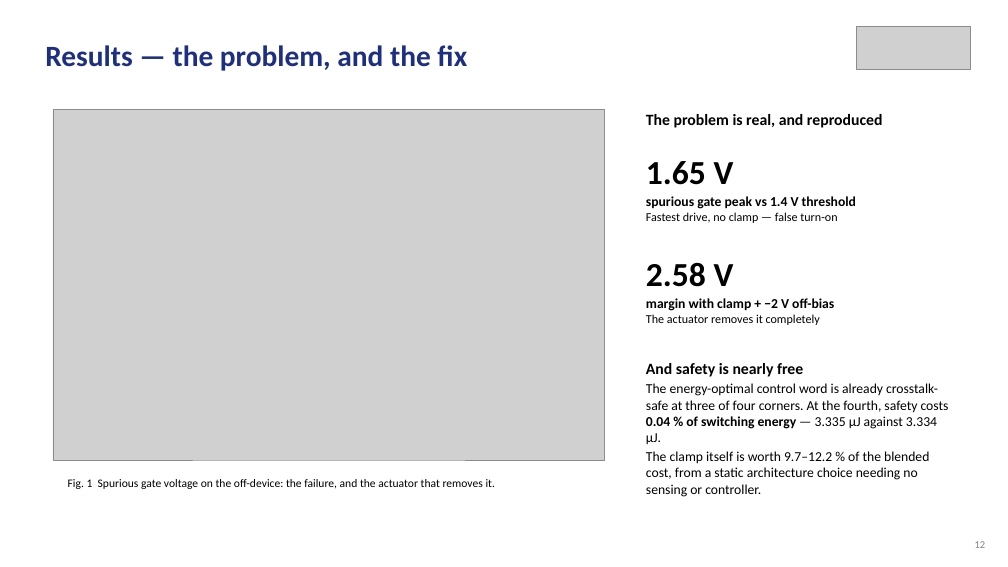
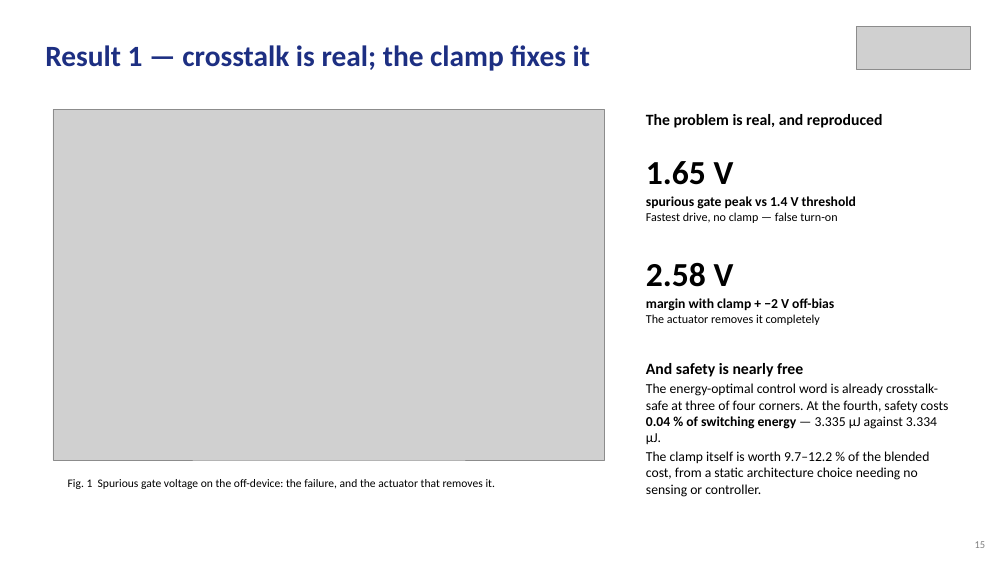
Before and after one commit to Amritha902/gan-driver, a slide deck: slide 15 of review/Review1_GaN_Segmented_Gate_Driver.pptx (slide 12 before the commit). Drawn at 1008x567 pixels with LibreOffice and Linux fonts; fonts in the diff are those of the drawing; grey boxes stand for pictures. Boxes give left, top, right and bottom in pixels: in the first picture for what was removed or moved away, otherwise in the second. Text is boxed around its words. In the diff, an @@ line names an element or a change of style, - is before the commit and + after.

```diff
--- a/review/Review1_GaN_Segmented_Gate_Driver.pptx
+++ b/review/Review1_GaN_Segmented_Gate_Driver.pptx
@@ text at (45, 45, 590, 71): text changed @@
-Results — the problem, and the fix
+Result 1 — crosstalk is real; the clamp fixes it
```
Also in this commit, not shown: 14 other slides changed, 3 slides added, 16 other files.
